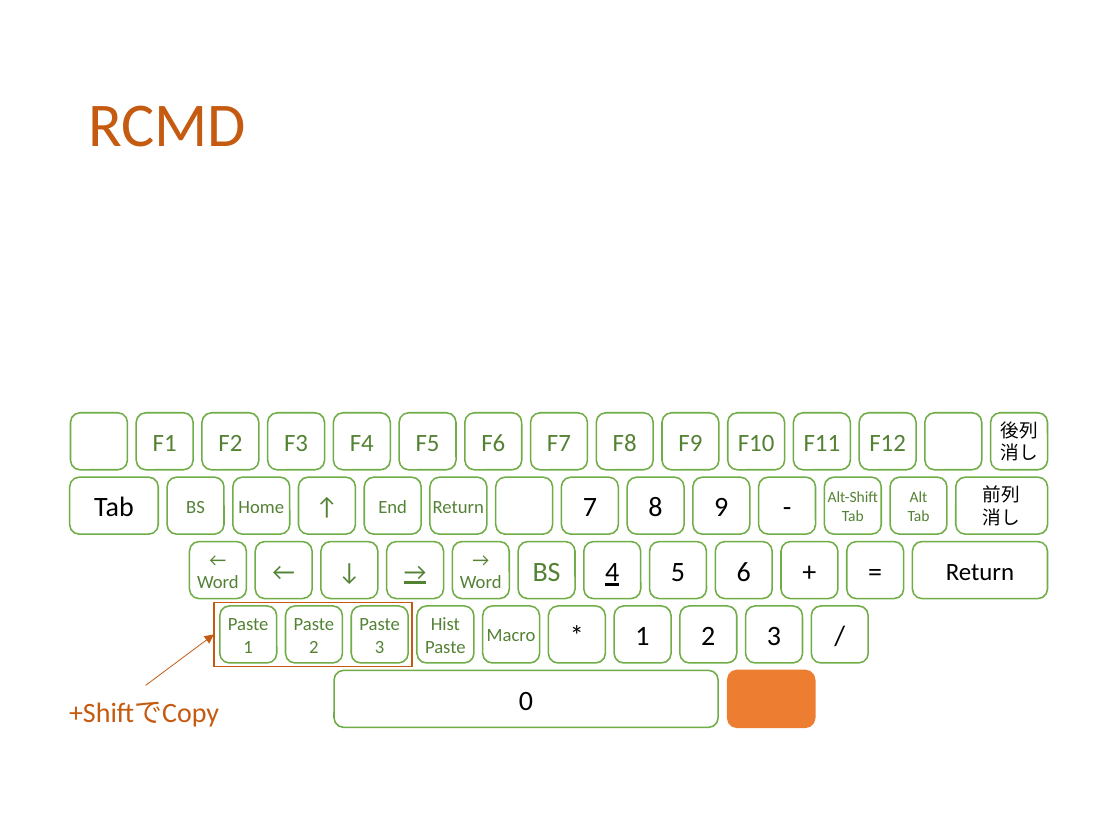
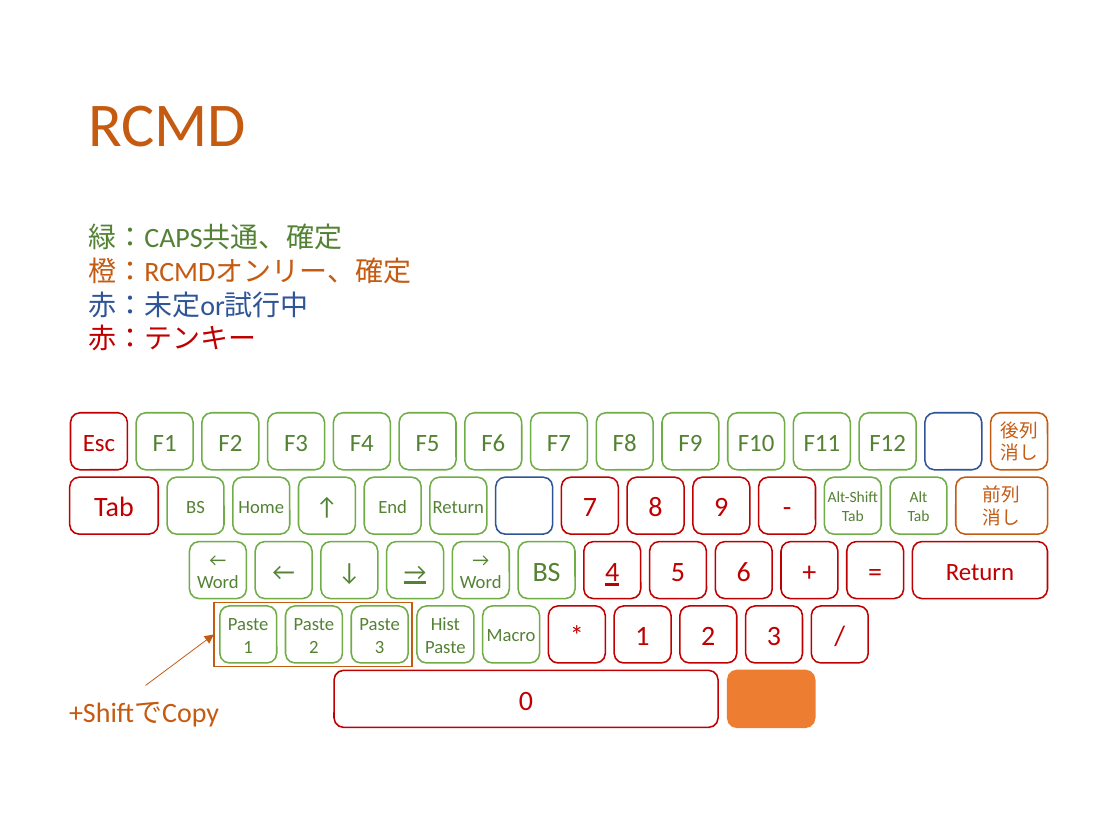
Before and after one commit to ittooo66/myAHK, a slide deck: slide 5 of MANUAL.pptx. Drawn at 1120x840 pixels with LibreOffice and Linux fonts; fonts in the diff are those of the drawing. Boxes give left, top, right and bottom in pixels: in the first picture for what was removed or moved away, otherwise in the second. Text is boxed around its words. In the diff, an @@ line names an element or a change of style, - is before the commit and + after.

```diff
--- a/MANUAL.pptx
+++ b/MANUAL.pptx
@@ text added at (88, 223, 411, 351), 18 pt, text #C55A11 @@
+緑：CAPS共通、確定
+橙：RCMDオンリー、確定
+赤：未定or試行中
+赤：テンキー
@@ rounded rectangle "Esc" at (71, 413, 128, 470): outline #70AD47 1 pt to #C00000 1 pt @@
@@ rounded rectangle at (925, 413, 982, 470): outline #70AD47 1 pt to #2F5597 1 pt @@
@@ rounded rectangle "後列" at (990, 413, 1047, 470): text colour #000000 to #C55A11; outline #70AD47 1 pt to #C55A11 1 pt @@
@@ text in rounded rectangle at (83, 435, 115, 452): text added @@
+Esc
@@ rounded rectangle at (496, 477, 553, 534): outline #70AD47 1 pt to #2F5597 1 pt @@
@@ rounded rectangle "前列" at (955, 477, 1047, 534): text colour #000000 to #C55A11; outline #70AD47 1 pt to #C55A11 1 pt @@
@@ text colour #000000 to #C00000; outline #70AD47 1 pt to #C00000 1 pt in 17 elements at (561, 477, 618, 534), (627, 477, 684, 534), (693, 477, 750, 534), (69, 477, 158, 534), (584, 542, 641, 599), (650, 542, 707, 599), (716, 542, 773, 599), (913, 542, 1048, 599), (614, 606, 671, 663), (680, 606, 737, 663), (746, 606, 803, 663), (334, 671, 718, 728), (758, 477, 815, 534), (781, 542, 838, 599), (847, 542, 904, 599), (549, 606, 606, 663), (811, 606, 868, 663) @@
```
Also in this commit, not shown: 5 other slides changed.
